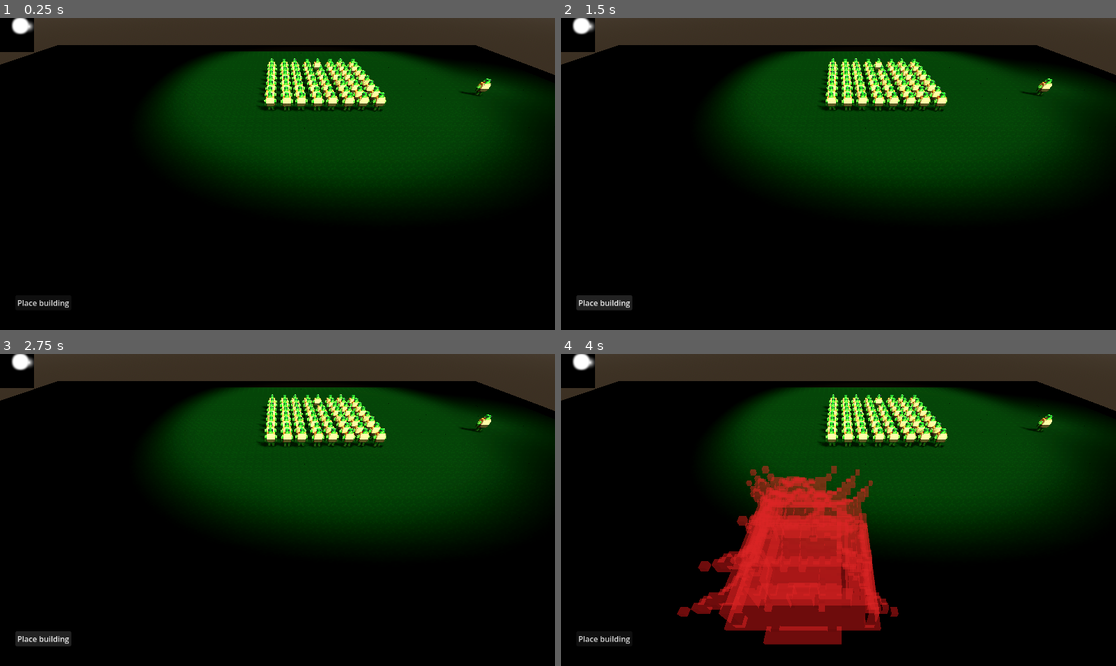
Above: before the commit, frames 1-4 (two rows, left to right).
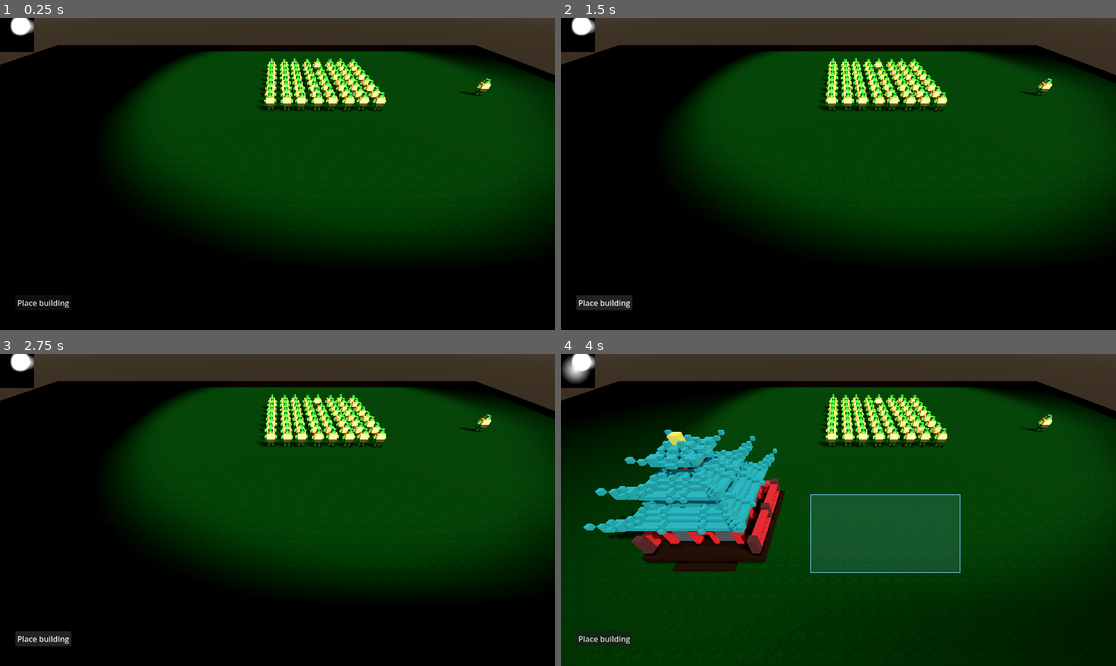
Above: after the commit, the same moments.

Repository: DenisLjubojevic/RTS-Practice
Game: Godot game, scene res://scenes/world.tscn
Two runs of this game, one before a commit and one after it. Both use one fixed random seed, a clock stepped at 60 frames per second and the inputs below.
Inputs (mouse positions are in pixels of both pictures, inside the frame that each line leads up to):
- Up to frame 1 (0.25 s): no input
- Up to frame 2 (1.5 s): click "Place building" at 0.5 s; click "Place building" at 1.25 s
- Up to frame 3 (2.75 s): click "Place building" at 2 s
- Up to frame 4 (4 s): tap Enter at 2.75 s; move the mouse to (960, 494) at 2.77 s; press the mouse at (960, 494) at 2.78 s; release the mouse at (960, 494) at 3.5 s; drag from (727, 525) to (810, 572) at 3.52 s

The runs differ from the first frame. In frame 1, 20% of the frame differs, in the area x 1-100%, y 0-76%; in frame 2, 20%; in frame 3, 20%; in frame 4, 64%, in the area x 0-100%, y 0-100%.
Error in both runs: Invalid access to property or key '1' on a base object of type 'Dictionary'. (res://autoload/autoload_globals.gd:15)

Commit message:
Made improvements for fow and better controll for placing buildings

Diff:
--- a/rts-practice/scripts/fog_of_war_texture.gd
+++ b/rts-practice/scripts/fog_of_war_texture.gd
@@ -10,6 +10,7 @@
 
 var fog_of_war_stored: Array
 var fog_of_war_main_image: Image
+var fog_of_war_current_image: Image
 var fog_of_war_main_texture: ImageTexture
 var fog_of_war_viewport_texture: ImageTexture
 
@@ -23,6 +24,8 @@
 	fog_of_war_timer.start()
 
 func fog_of_war_tick_loop() -> void:
+	fog_of_war_current_image.fill(Color(0.0, 0.0, 0.0, 1.0))
+
 	fog_of_war_units_data_process()
 	fog_of_war_dissolve_all_units()
 
@@ -47,6 +50,13 @@
 	)
 	fog_of_war_main_image.fill(Color(0.0, 0.0, 0.0, 1.0))
 
+	fog_of_war_current_image = Image.create(
+		int(map_rect.size.x),
+		int(map_rect.size.y),
+		false, Image.FORMAT_RGBA8
+	)
+	fog_of_war_current_image.fill(Color(0.0, 0.0, 0.0, 1.0))
+
 	update_texture()
 
 func update_texture() -> void:
@@ -58,6 +68,8 @@
 	dissolve_position -= dissolve_image_used_rect.size * 0.50
 
 	fog_of_war_main_image.blend_rect(dissolve_image, dissolve_image_used_rect, dissolve_position)
+
+	fog_of_war_current_image.blend_rect(dissolve_image, dissolve_image_used_rect, dissolve_position)
 
 	update_texture()
 
@@ -79,14 +91,19 @@
 func fog_of_war_dissolve_all_units() -> void:
 	for fow_sprite in fog_of_war_units.get_children():
 		var fow_sprite_image: Image = (fow_sprite as Sprite2D).get_texture().get_image()
+		var dissolve_position: Vector2 = (fow_sprite as Sprite2D).position
+
+		fog_of_war_current_image.blend_rect(
+			fow_sprite_image,
+			fow_sprite_image.get_used_rect(),
+			dissolve_position - fow_sprite_image.get_used_rect().size * 0.5
+		)
 
 		var sprite_stored_position_size: Vector3i = Vector3i(
 			(fow_sprite as Sprite2D).position.x,
 			(fow_sprite as Sprite2D).position.y,
 			(fow_sprite as Sprite2D).get_texture().get_size().x
 		)
-
 		if !sprite_stored_position_size in fog_of_war_stored:
-			var dissolve_position: Vector2 = (fow_sprite as Sprite2D).position
 			fog_of_war_dissolve(dissolve_position, fow_sprite_image)
 			fog_of_war_stored.append(sprite_stored_position_size)
--- a/rts-practice/scripts/player_interface.gd
+++ b/rts-practice/scripts/player_interface.gd
@@ -160,7 +160,7 @@
 				buildingNode.transform.origin = _building_placer_location
 
 				var world: Node3D = get_parent() as Node3D
-				world.add_to_fow(buildingNode, 48)
+				world.add_to_fow(buildingNode, 64)
 
 				if !shift:
 					_interface_input_mode = 0
--- a/rts-practice/scripts/world.gd
+++ b/rts-practice/scripts/world.gd
@@ -32,10 +32,10 @@
 		dynamic_object.hide()
 
 func is_position_visible_in_fow(world_pos: Vector3) -> bool:
-	if FOW.fog_of_war_main_image == null: return false
-	var pixel_x = clamp(int(world_pos.x), 0, FOW.fog_of_war_main_image.get_width() - 1)
-	var pixel_y = clamp(int(world_pos.z), 0, FOW.fog_of_war_main_image.get_height() - 1)
-	return FOW.fog_of_war_main_image.get_pixel(pixel_x, pixel_y).r > 0.4
+	if FOW.fog_of_war_current_image  == null: return false
+	var pixel_x = clamp(int(world_pos.x), 0, FOW.fog_of_war_current_image .get_width() - 1)
+	var pixel_y = clamp(int(world_pos.z), 0, FOW.fog_of_war_current_image .get_height() - 1)
+	return FOW.fog_of_war_current_image .get_pixel(pixel_x, pixel_y).r > 0.3
 
 func add_to_fow(fow_node: Node3D, vision_size: int = 32) -> void:
 	var new_sprite: Sprite2D = Sprite2D.new()
Binary file changed: rts-practice/image/fow_circle.png
